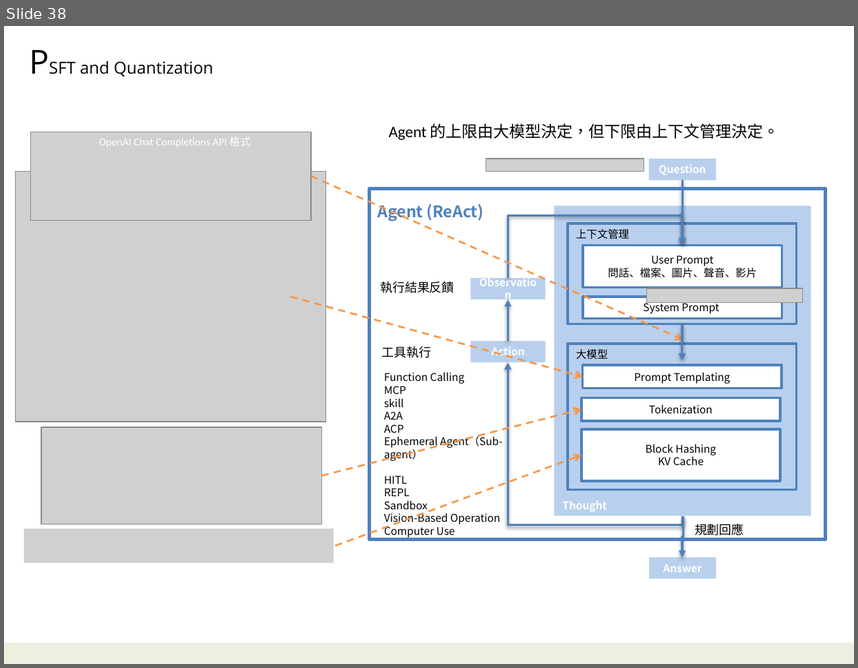
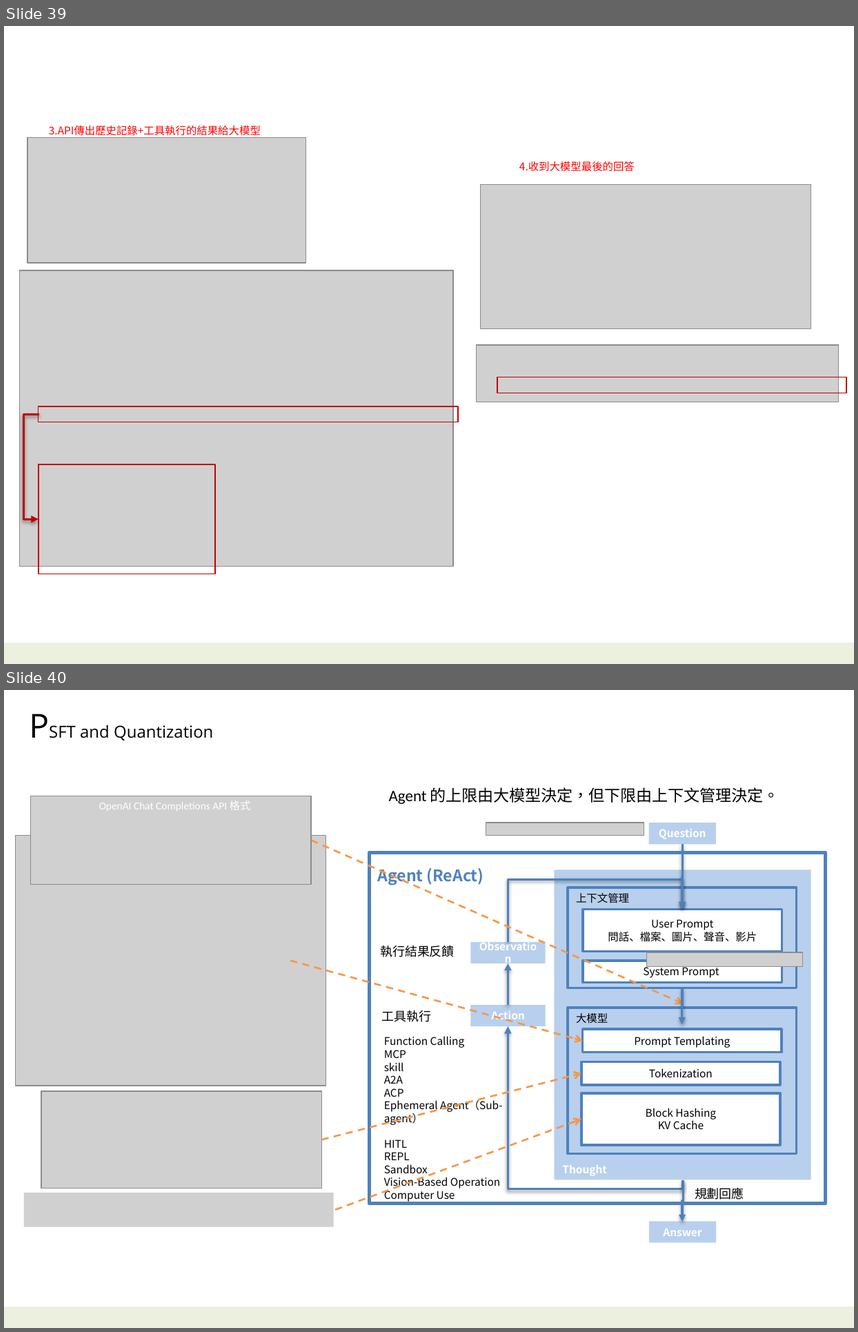
Before and after one commit to navibator/crazy-ai, a slide deck: ai.pptx. Shown one above the other, each under a label of ours: slide 38 before the commit, slides 39 and 40 after it. The pictures are 858x668 and 858x1332 pixels, drawn with LibreOffice and Linux fonts; fonts in the diff are those of the drawing; grey boxes stand for pictures. Boxes give left, top, right and bottom in pixels: in the first picture for what was removed or moved away, otherwise in the second. Text is boxed around its words. In the diff, an @@ line names an element or a change of style, - is before the commit and + after.

```diff
--- a/ai.pptx
+++ b/ai.pptx
@@ slide 39 added at <box>4,26,854,664</box>, background #FFFFFF; not listed: 1 template element that a slide beside it also shows @@
@@ text added at <box>49,125,261,138</box>, 9 pt, text #FF0000 @@
+3.API傳出歷史記錄+工具執行的結果給大模型
@@ picture added at <box>27,137,307,263</box> @@
@@ text added at <box>519,161,635,172</box>, 9 pt, text #FF0000 @@
+4.收到大模型最後的回答
@@ picture added at <box>481,185,811,330</box> @@
@@ picture added at <box>19,270,452,566</box> @@
@@ picture added at <box>477,345,839,402</box> @@
@@ rectangle added at <box>497,377,846,393</box>, outline #C00000 1 pt @@
@@ elbow arrow added from (39, 414) to (38, 519), #C00000 2 pt @@
@@ rectangle added at <box>38,406,458,421</box>, outline #C00000 1 pt @@
@@ rectangle added at <box>38,463,215,573</box>, outline #C00000 1 pt @@
@@ what was slide 38 is now slide 40 @@
```
Also in this commit, not shown: 4 slides changed, 1 other slide added, 3 other files.
